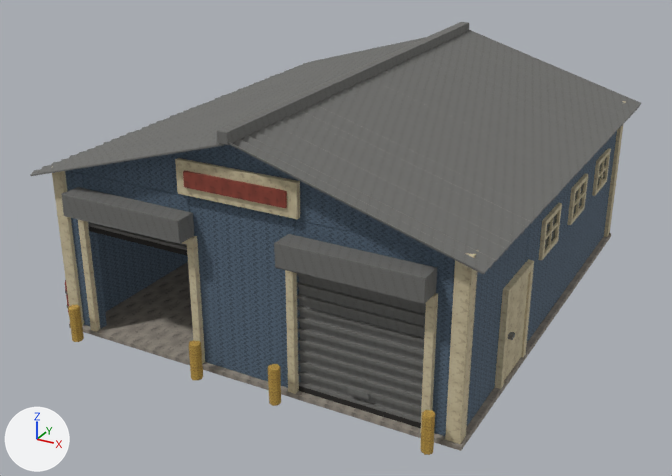
Two versions of the glTF model blender/exports/rustic/garage.glb, one commit apart.
Rendered twice from a 50 mm lens placed at (9.8, -19.52, 10.69), pointed at (-0.43, -0.92, 1.39). Every picture has the same lights, and +X, +Y and +Z are marked at lower left. The first picture is the older version. Vertices at exactly the same position are counted once.

Objects in the first picture: 'Garage'.
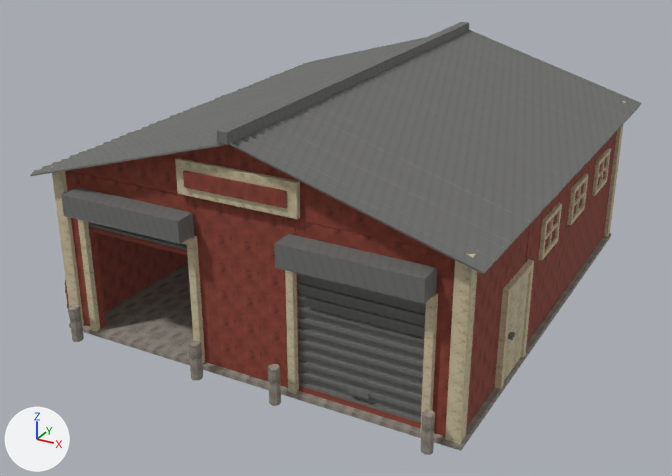
The change, as a diff of the scene's bpy script:
```diff
--- a/blender/exports/rustic/garage.glb.py
+++ b/blender/exports/rustic/garage.glb.py
@@ me_garage @@
 # used by ob_garage; location = (0.0, 0.0, 0.06)
-me_garage.from_pydata(...)  # 3324 vertices, 6204 faces; spans x -5.49..5.2, y -6.18..6.05, z -0.07..5.54
+me_garage.from_pydata(...)  # 3132 vertices, 5820 faces; spans x -5.49..5.2, y -6.18..6.05, z -0.07..5.54
+# me_garage part 1: 23 vertices moved from x -5.47..4.89, y -6.05..5.74, z -0.06..5.26 to x -5.47..4.89, y -6.05..5.74, z -0.05..5.26; 212 vertices removed from x -5.48..4.9, y -6.18..5.74, z -0.06..5.53; 20 vertices added at x -5.47..4.9, y -6.17..5.73, z -0.06..5.26
+# me_garage part 2: 466 faces spanning x -4.76..4.77, y -5.61..5.61, z 0.05..5.27 switch from mat_rustic_paint_blue (picture img_rustic_paint_blue) to mat_rustic_paint_red (picture img_rustic_paint_red)
+# me_garage part 3: 38 faces spanning x -4.79..4.79, y -3.85..4.41, z 2.11..2.81 switch from mat_glass (dark cyan #334247) to mat_rustic_paint_red (picture img_rustic_paint_red)
+# me_garage part 4: 10 faces spanning x -4.06..4.06, y -5.59..-5.47, z 0.05..2.63 switch from mat_tire (black #211f1c) to mat_rustic_paint_red (picture img_rustic_paint_red)
+# me_garage part 5: 325 faces spanning x -4.47..4.47, y -6.18..-5.92, z -0.07..0.79 switch from mat_rustic_paint_yellow (picture img_rustic_paint_yellow) to mat_rustic_stone (picture img_rustic_stone)
 me_garage.materials.append(mat_rustic_paint_cream)
```

Pixel boxes (x1, y1, x2, y2) of what changed, in the pictures (672 x 476 px):
part 1 of me_garage, cut back: before (62, 127, 623, 455); after (69, 174, 611, 455)
part 2 of me_garage, recoloured: (65, 131, 617, 342) in both
part 3 of me_garage, recoloured: (573, 183, 584, 215) in both
part 4 of me_garage, recoloured: (89, 226, 419, 423) in both
part 5 of me_garage, recoloured: (68, 306, 435, 455) in both
